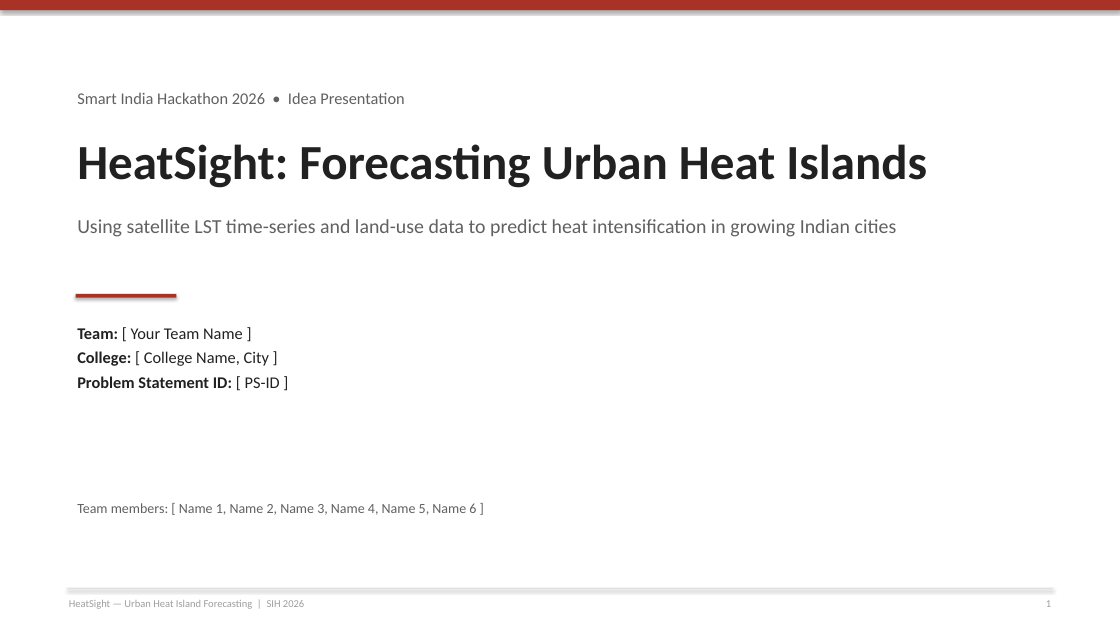
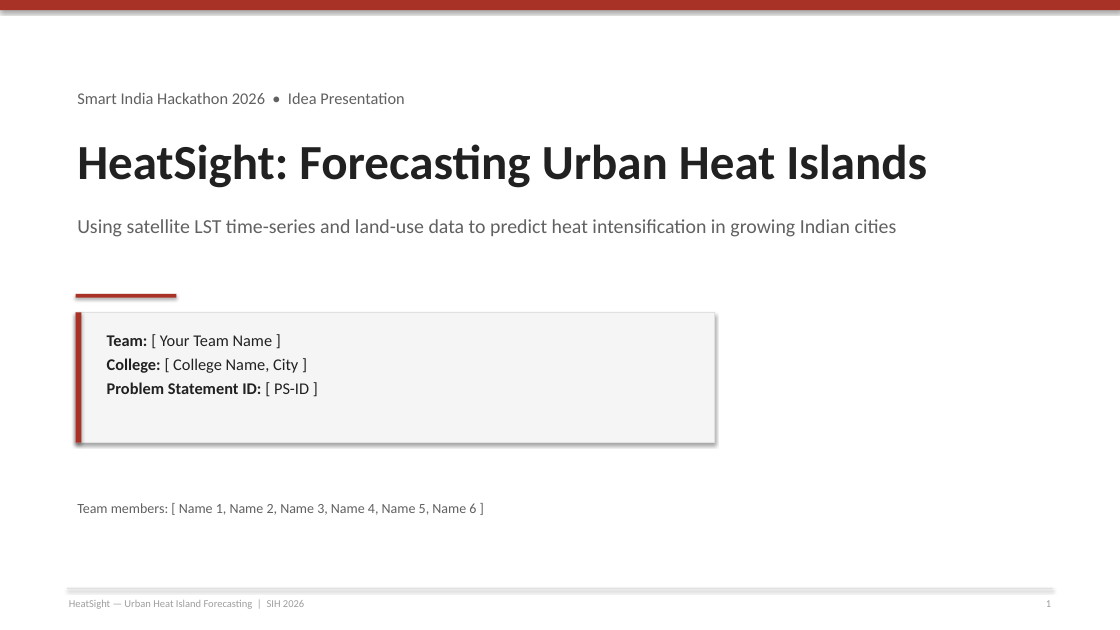
Before and after one commit to krrish021-ops/sihproj, a slide deck: slide 1 of uhi-ppt/HeatSight_UHI_PPT_Human.pptx. Drawn at 1120x630 pixels with LibreOffice and Linux fonts; fonts in the diff are those of the drawing. Boxes give left, top, right and bottom in pixels: in the first picture for what was removed or moved away, otherwise in the second. Text is boxed around its words. In the diff, an @@ line names an element or a change of style, - is before the commit and + after.

```diff
--- a/uhi-ppt/HeatSight_UHI_PPT_Human.pptx
+++ b/uhi-ppt/HeatSight_UHI_PPT_Human.pptx
@@ rectangle added at [76,313,714,443], fill #F5F5F5, outline #E0E0E0 0.75 pt @@
@@ rectangle added at [76,313,82,443], fill #A93226 @@
@@ text "Team: [ Your Team Name ...": place and size @@
-text "Team: [ Your Team Name ..." at [77,328,280,388]
+text "Team: [ Your Team Name ..." at [107,335,309,394]
```
Also in this commit, not shown: 1 other slide changed, 1 slide added, 1 slide removed, 1 other file.
